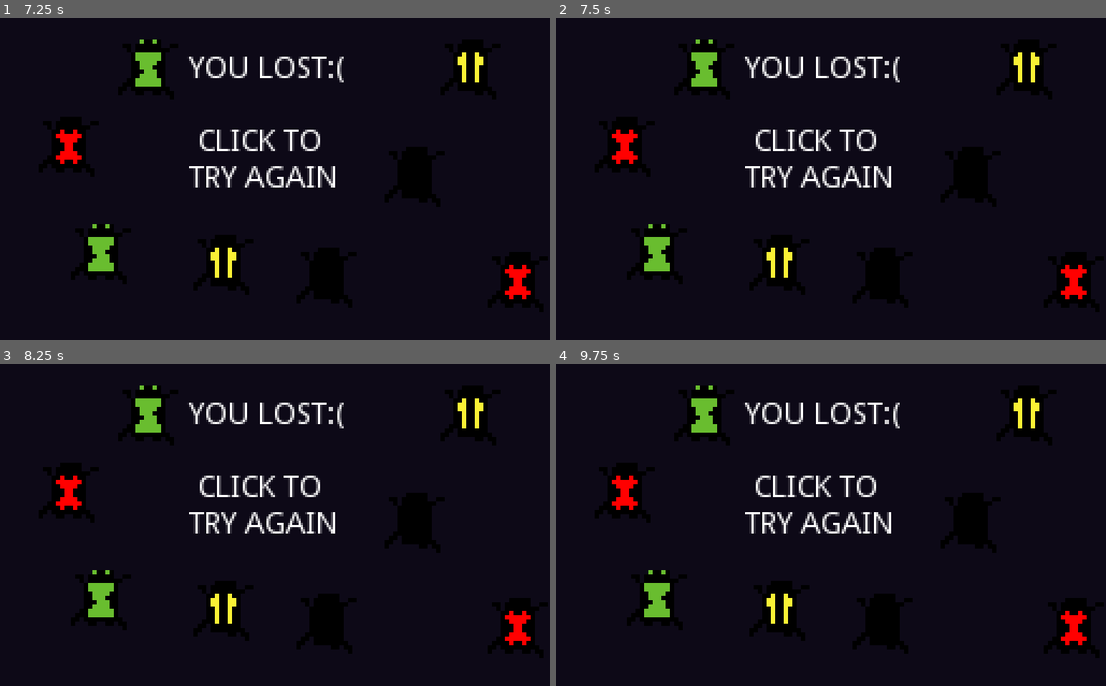
Above: before the commit, frames 1-4 (two rows, left to right).
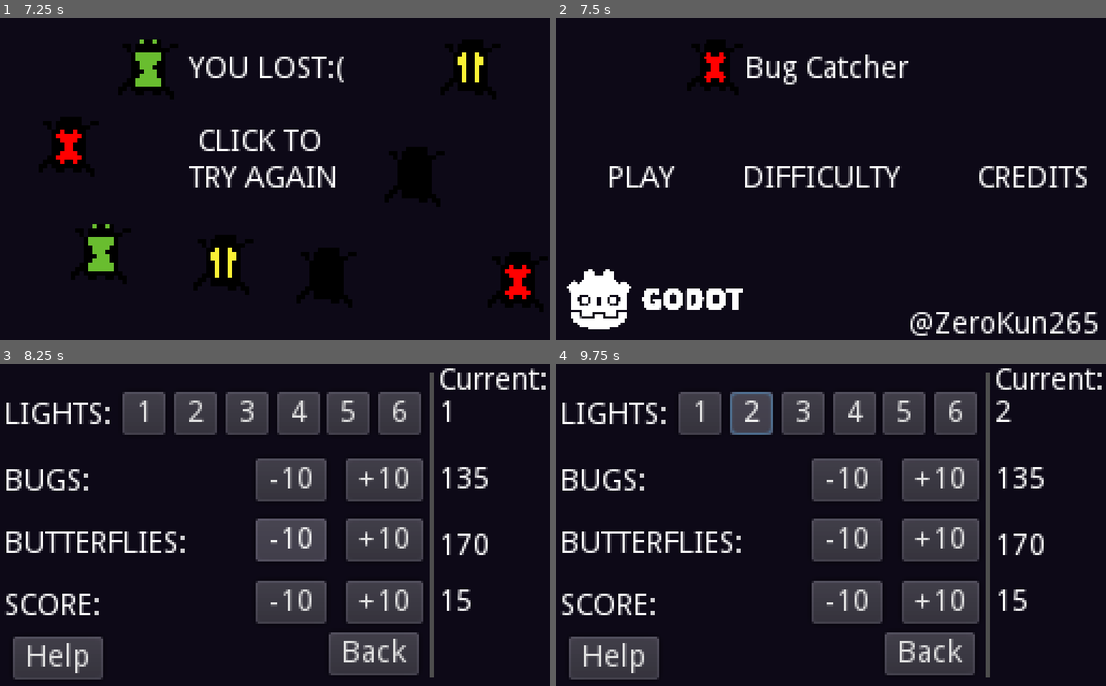
Above: after the commit, the same moments.

Repository: ZeroKun265/BugCatcher
Game: Godot game, scene res://World.tscn
The game is run twice, just before and just after one commit, with the same random seed, the same clock (stepped at 60 frames per second) and the same inputs. This scene is started directly instead of the project's main scene.
Inputs (mouse positions are in pixels of both pictures, inside the frame that each line leads up to):
- Up to frame 1 (7.25 s): click (280, 179) at 0.5 s; click (280, 179) at 1.25 s; click (280, 179) at 2 s; tap Enter (ui_accept) at 2.75, 2.85, 3.02, 3.32, 3.6, 3.77, 4.07, 4.35, 5, 5.1, 5.27, 5.57, 5.85, 6.02, 6.32, 6.6, 6.77, 7.07 s
- Up to frame 2 (7.5 s): click (831, 182) at 7.27 s
- Up to frame 3 (8.25 s): click (264, 525) at 8.02 s
- Up to frame 4 (9.75 s): click (699, 412) at 8.75 s, where only the run after the commit has a clickable "1"; click (754, 412) at 9.5 s, where only the run after the commit has a clickable "2"

Frame 1 is identical in both runs. In frame 2, 9.4% of the frame differs, in the area x 1-99%, y 6-99%; in frame 3, 28%; in frame 4, 28%, in the area x 1-100%, y 1-98%.

Commit message:
Feature freeze, eerything works

Diff:
--- /dev/null
+++ b/Back.gd
@@ -0,0 +1,20 @@
+extends Button
+
+
+
+func _ready():
+	pass # Replace with function body.
+
+
+# Called every frame. 'delta' is the elapsed time since the previous frame.
+#func _process(delta):
+#	pass
+
+
+func _on_Back_pressed():
+	get_tree().get_root().get_node("MainMenu/Main").visible = true
+	get_tree().get_root().get_node("MainMenu/Main/Difficulty Settings").lights = get_parent().lights
+	get_tree().get_root().get_node("MainMenu/Main/Difficulty Settings").bugs = get_parent().bugs
+	get_tree().get_root().get_node("MainMenu/Main/Difficulty Settings").butterflies = get_parent().butterflies
+	get_tree().get_root().get_node("MainMenu/Main/Difficulty Settings").score = get_parent().score
+	get_tree().get_root().get_node("MainMenu/DifficultyMenu").queue_free()
--- /dev/null
+++ b/BackFromHelp.gd
@@ -0,0 +1,18 @@
+extends Button
+
+
+# Declare member variables here. Examples:
+# var a = 2
+# var b = "text"
+
+
+# Called when the node enters the scene tree for the first time.
+func _ready():
+	pass # Replace with function body.
+
+
+
+func _process(delta):
+	if pressed:
+		get_parent().get_parent().get_node("DifficultyMenu").visible = true
+		get_parent().queue_free()
--- /dev/null
+++ b/ButtonBugs.gd
@@ -0,0 +1,14 @@
+extends Button
+
+
+func _ready():
+	pass # Replace with function body.
+
+
+var tick = 0
+func _process(delta):
+	if pressed and tick == 0:
+		tick = 20
+		get_tree().get_root().get_node("MainMenu/DifficultyMenu").bugs += int(text)
+	if tick >0:
+		tick -= 1
--- /dev/null
+++ b/ButtonButterflies.gd
@@ -0,0 +1,14 @@
+extends Button
+
+
+func _ready():
+	pass # Replace with function body.
+
+
+var tick = 0
+func _process(delta):
+	if pressed and tick == 0:
+		tick = 20
+		get_tree().get_root().get_node("MainMenu/DifficultyMenu").butterflies += int(text)
+	if tick >0:
+		tick -= 1
--- /dev/null
+++ b/ButtonScore.gd
@@ -0,0 +1,14 @@
+extends Button
+
+
+func _ready():
+	pass # Replace with function body.
+
+
+var tick = 0
+func _process(delta):
+	if pressed and tick == 0:
+		tick = 20
+		get_tree().get_root().get_node("MainMenu/DifficultyMenu").score += int(text)
+	if tick >0:
+		tick -= 1
--- /dev/null
+++ b/Difficulty Settings.gd
@@ -0,0 +1,20 @@
+extends Node
+
+
+var lights
+var bugs
+var butterflies
+var score
+
+
+# Called when the node enters the scene tree for the first time.
+func _ready():
+	lights = get_node("/root/GLOBAL").n_lights
+	bugs = get_node("/root/GLOBAL").chance_bugs
+	butterflies = get_node("/root/GLOBAL").chance_butterfly
+	score = get_node("/root/GLOBAL").winning_score
+
+
+# Called every frame. 'delta' is the elapsed time since the previous frame.
+#func _process(delta):
+#	pass
--- /dev/null
+++ b/Difficulty.gd
@@ -0,0 +1,22 @@
+extends Button
+
+
+# Declare member variables here. Examples:
+# var a = 2
+# var b = "text"
+
+
+# Called when the node enters the scene tree for the first time.
+func _ready():
+	pass # Replace with function body.
+
+
+# Called every frame. 'delta' is the elapsed time since the previous frame.
+#func _process(delta):
+#	pass
+
+
+func _on_Difficulty_pressed():
+	get_tree().get_root().get_node("MainMenu/Main").visible = false
+	var x = load("res://DifficultyMenu.tscn").instance()
+	get_tree().get_root().get_node("MainMenu").add_child(x)
--- /dev/null
+++ b/DifficultyMenu.gd
@@ -0,0 +1,37 @@
+extends Node2D
+
+var lights := 1
+var bugs := 135
+var butterflies := 170
+var score := 15
+
+# Called when the node enters the scene tree for the first time.
+func _ready():
+
+	bugs = get_tree().get_root().get_node("MainMenu/Main/Difficulty Settings").bugs
+	lights = get_tree().get_root().get_node("MainMenu/Main/Difficulty Settings").lights
+	butterflies = get_tree().get_root().get_node("MainMenu/Main/Difficulty Settings").butterflies
+	score = get_tree().get_root().get_node("MainMenu/Main/Difficulty Settings").score
+
+
+
+
+
+func _process(delta):
+	$"Current Bugs".text = str(bugs)
+	$"Current Lights".text = str(lights)
+	$"Current Butterflies".text = str(butterflies)
+	$"Current Score".text = str(score)
+
+	if lights < 0:
+		lights = 0
+	if bugs < 1:
+		bugs = 1
+	if score < 0:
+		score = 0
+	if butterflies < 1:
+		butterflies = 1
+
+
+func _on_Help_pressed():
+	get_tree().get_root().get_node("MainMenu").add_child(load("res://SettingsHelp.tscn").instance())
--- /dev/null
+++ b/DifficultyMenu.tscn
@@ -0,0 +1,201 @@
+[gd_scene load_steps=7 format=2]
+
+[ext_resource path="res://DifficultyMenu.gd" type="Script" id=1]
+[ext_resource path="res://Back.gd" type="Script" id=2]
+[ext_resource path="res://Light Button.gd" type="Script" id=3]
+[ext_resource path="res://ButtonBugs.gd" type="Script" id=4]
+[ext_resource path="res://ButtonButterflies.gd" type="Script" id=5]
+[ext_resource path="res://ButtonScore.gd" type="Script" id=6]
+
+[node name="DifficultyMenu" type="Node2D"]
+script = ExtResource( 1 )
+
+[node name="ColorRect" type="ColorRect" parent="."]
+margin_right = 258.0
+margin_bottom = 150.0
+color = Color( 0.054902, 0.0392157, 0.0941176, 1 )
+
+[node name="Lights" type="Label" parent="."]
+margin_left = -2.0
+margin_right = 52.0
+margin_bottom = 31.0
+rect_pivot_offset = Vector2( -73, 21 )
+text = "
+ LIGHTS:"
+
+[node name="Light Button" type="Button" parent="Lights"]
+margin_left = 59.0
+margin_top = 13.0
+margin_right = 79.0
+margin_bottom = 33.0
+text = "1"
+script = ExtResource( 3 )
+
+[node name="Light Button2" type="Button" parent="Lights"]
+margin_left = 83.0
+margin_top = 13.0
+margin_right = 103.0
+margin_bottom = 33.0
+text = "2"
+script = ExtResource( 3 )
+
+[node name="Light Button3" type="Button" parent="Lights"]
+margin_left = 107.0
+margin_top = 13.0
+margin_right = 127.0
+margin_bottom = 33.0
+text = "3"
+script = ExtResource( 3 )
+
+[node name="Light Button4" type="Button" parent="Lights"]
+margin_left = 131.0
+margin_top = 13.0
+margin_right = 151.0
+margin_bottom = 33.0
+text = "4"
+script = ExtResource( 3 )
+
+[node name="Light Button5" type="Button" parent="Lights"]
+margin_left = 154.0
+margin_top = 13.0
+margin_right = 174.0
+margin_bottom = 33.0
+text = "5"
+script = ExtResource( 3 )
+
+[node name="Light Button6" type="Button" parent="Lights"]
+margin_left = 178.0
+margin_top = 13.0
+margin_right = 198.0
+margin_bottom = 33.0
+text = "6"
+script = ExtResource( 3 )
+
+[node name="Bugs" type="Label" parent="."]
+margin_left = -10.0
+margin_top = 31.0
+margin_right = 44.0
+margin_bottom = 62.0
+rect_pivot_offset = Vector2( -73, 21 )
+text = "
+   BUGS:"
+
+[node name="MinusBugs" type="Button" parent="Bugs"]
+margin_left = 129.0
+margin_top = 13.0
+margin_right = 162.0
+margin_bottom = 33.0
+text = "-10"
+script = ExtResource( 4 )
+
+[node name="PlusBugs" type="Button" parent="Bugs"]
+margin_left = 171.0
+margin_top = 13.0
+margin_right = 207.0
+margin_bottom = 33.0
+text = "+10"
+script = ExtResource( 4 )
+
+[node name="Butterflies" type="Label" parent="."]
+margin_left = 2.0
+margin_top = 60.0
+margin_right = 87.0
+margin_bottom = 91.0
+rect_pivot_offset = Vector2( -73, 21 )
+text = "
+BUTTERFLIES:"
+
+[node name="Less Butterflies" type="Button" parent="Butterflies"]
+margin_left = 117.0
+margin_top = 12.0
+margin_right = 150.0
+margin_bottom = 32.0
+text = "-10"
+script = ExtResource( 5 )
+
+[node name="More Butterflies" type="Button" parent="Butterflies"]
+margin_left = 159.0
+margin_top = 12.0
+margin_right = 195.0
+margin_bottom = 32.0
+text = "+10"
+script = ExtResource( 5 )
+
+[node name="Score" type="Label" parent="."]
+margin_left = 2.0
+margin_top = 89.0
+margin_right = 87.0
+margin_bottom = 120.0
+rect_pivot_offset = Vector2( -73, 21 )
+text = "
+SCORE:"
+
+[node name="More Score" type="Button" parent="Score"]
+margin_left = 117.0
+margin_top = 12.0
+margin_right = 150.0
+margin_bottom = 32.0
+text = "-10"
+script = ExtResource( 6 )
+
+[node name="Less Score" type="Button" parent="Score"]
+margin_left = 159.0
+margin_top = 12.0
+margin_right = 195.0
+margin_bottom = 32.0
+text = "+10"
+script = ExtResource( 6 )
+
+[node name="Label" type="Label" parent="."]
+margin_left = 204.0
+margin_top = 1.0
+margin_right = 255.0
+margin_bottom = 15.0
+text = "Current:"
+
+[node name="Line2D" type="Line2D" parent="."]
+points = PoolVector2Array( 201, 4, 201, 146 )
+width = 2.0
+default_color = Color( 0.305882, 0.305882, 0.305882, 1 )
+
+[node name="Help" type="Button" parent="."]
+margin_left = 6.0
+margin_top = 127.0
+margin_right = 48.0
+margin_bottom = 147.0
+text = "Help"
+
+[node name="Back" type="Button" parent="."]
+margin_left = 153.0
+margin_top = 125.0
+margin_right = 195.0
+margin_bottom = 145.0
+text = "Back"
+script = ExtResource( 2 )
+
+[node name="Current Lights" type="Label" parent="."]
+margin_left = 204.0
+margin_top = 16.0
+margin_right = 254.0
+margin_bottom = 30.0
+
+[node name="Current Bugs" type="Label" parent="."]
+margin_left = 204.0
+margin_top = 47.0
+margin_right = 254.0
+margin_bottom = 61.0
+
+[node name="Current Butterflies" type="Label" parent="."]
+margin_left = 204.0
+margin_top = 78.0
+margin_right = 254.0
+margin_bottom = 92.0
+
+[node name="Current Score" type="Label" parent="."]
+margin_left = 204.0
+margin_top = 104.0
+margin_right = 254.0
+margin_bottom = 118.0
+
+[connection signal="pressed" from="Help" to="." method="_on_Help_pressed"]
+[connection signal="pressed" from="Back" to="Back" method="_on_Back_pressed"]
--- /dev/null
+++ b/GLOBAL.gd
@@ -0,0 +1,18 @@
+extends Node
+
+
+var n_lights := 1
+var chance_bugs := 135
+var chance_butterfly := 170
+var winning_score := 15
+
+var did_tutorial := false
+
+# Called when the node enters the scene tree for the first time.
+func _ready():
+	pass # Replace with function body.
+
+
+
+func _process(delta):
+	pass
--- a/Lamp.gd
+++ b/Lamp.gd
@@ -1,4 +1,4 @@
-extends Node2D
+extends Node
 
 
 func _ready():
@@ -9,7 +9,9 @@
 
 	if Input.is_action_just_pressed("ui_accept"):
 		if get_tree().get_root().get_node("World/Data").lights_on:
-			$Lamp.texture = load("res://Images/Lamp_off.png")
+			for lamp in get_children():
+				lamp.get_node("Lamp").texture = load("res://Images/Lamp_off.png")
 		elif not get_tree().get_root().get_node("World/Data").lights_on:
-			$Lamp.texture = load("res://Images/Lamp.png")
+			for lamp in get_children():
+				lamp.get_node("Lamp").texture = load("res://Images/Lamp.png")
 		get_tree().get_root().get_node("World/Data").lights_on = not get_tree().get_root().get_node("World/Data").lights_on
--- a/Lamp.tscn
+++ b/Lamp.tscn
@@ -1,10 +1,8 @@
-[gd_scene load_steps=3 format=2]
+[gd_scene load_steps=2 format=2]
 
 [ext_resource path="res://Images/Lamp.png" type="Texture" id=1]
-[ext_resource path="res://Lamp.gd" type="Script" id=2]
 
 [node name="Node2D" type="Node2D"]
-script = ExtResource( 2 )
 
 [node name="Lamp" type="Sprite" parent="."]
 position = Vector2( 4, -12 )
--- a/Level.gd
+++ b/Level.gd
@@ -1,14 +1,18 @@
 extends Node2D
 
-var n_lights := 1
-var chance_bugs := 135
-var chance_butterfly := 170
-var winning_score := 15
+var n_lights
+var chance_bugs
+var chance_butterfly
+var winning_score
 
 
 # Called when the node enters the scene tree for the first time.
 var rng = RandomNumberGenerator.new()
 func _ready():
+	n_lights = get_node("/root/GLOBAL").n_lights
+	chance_bugs = get_node("/root/GLOBAL").chance_bugs
+	chance_butterfly = get_node("/root/GLOBAL").chance_butterfly
+	winning_score = get_node("/root/GLOBAL").winning_score
 
 	for i in range(n_lights):
 		var x = load("res://Lamp.tscn").instance()
--- /dev/null
+++ b/Light Button.gd
@@ -0,0 +1,11 @@
+extends Button
+
+
+func _ready():
+	pass # Replace with function body.
+
+
+
+func _process(delta):
+	if pressed:
+		get_tree().get_root().get_node("MainMenu/DifficultyMenu").lights = int(text)
--- a/Lose.tscn
+++ b/Lose.tscn
@@ -1,9 +1,10 @@
-[gd_scene load_steps=5 format=2]
+[gd_scene load_steps=6 format=2]
 
 [ext_resource path="res://Images/Bug1.png" type="Texture" id=1]
 [ext_resource path="res://Images/Bug3.png" type="Texture" id=2]
 [ext_resource path="res://Images/Bug4.png" type="Texture" id=3]
 [ext_resource path="res://Images/Bug2.png" type="Texture" id=4]
+[ext_resource path="res://ResetButtonAfterGameOver.gd" type="Script" id=5]
 
 [node name="Lose" type="Node2D"]
 
@@ -53,3 +54,13 @@
 [node name="Bug7" type="Sprite" parent="Label/Bug1"]
 position = Vector2( 13, -25 )
 texture = ExtResource( 4 )
+
+[node name="ResetButtonAfterGameOver" type="Button" parent="."]
+margin_left = -5.0
+margin_top = -3.0
+margin_right = 263.0
+margin_bottom = 155.0
+flat = true
+script = ExtResource( 5 )
+
+[connection signal="pressed" from="ResetButtonAfterGameOver" to="ResetButtonAfterGameOver" method="_on_ResetButtonAfterGameOver_pressed"]
--- a/MainMenu.tscn
+++ b/MainMenu.tscn
@@ -1,18 +1,22 @@
-[gd_scene load_steps=5 format=2]
+[gd_scene load_steps=7 format=2]
 
 [ext_resource path="res://Play.gd" type="Script" id=1]
 [ext_resource path="res://Images/logo_small_monochrome_dark.png" type="Texture" id=2]
-[ext_resource path="res://Images/icon.png" type="Texture" id=3]
+[ext_resource path="res://Images/Bug3.png" type="Texture" id=3]
 [ext_resource path="res://Credits.gd" type="Script" id=4]
+[ext_resource path="res://Difficulty.gd" type="Script" id=5]
+[ext_resource path="res://Difficulty Settings.gd" type="Script" id=6]
 
 [node name="MainMenu" type="Node2D"]
 
-[node name="ColorRect" type="ColorRect" parent="."]
+[node name="Main" type="Node2D" parent="."]
+
+[node name="ColorRect" type="ColorRect" parent="Main"]
 margin_right = 259.0
 margin_bottom = 152.0
 color = Color( 0.054902, 0.0392157, 0.0941176, 1 )
 
-[node name="Label" type="Label" parent="."]
+[node name="Label" type="Label" parent="Main"]
 margin_right = 258.0
 margin_bottom = 151.0
 text = "
@@ -25,16 +29,17 @@
 
 											                                         @ZeroKun265"
 
-[node name="LogoSmallMonochromeDark" type="Sprite" parent="Label"]
-position = Vector2( 43, 138 )
-scale = Vector2( 0.0141602, 0.0141602 )
+[node name="LogoSmallMonochromeDark" type="Sprite" parent="Main/Label"]
+position = Vector2( 46, 131 )
+scale = Vector2( 0.0285645, 0.0285645 )
 texture = ExtResource( 2 )
 
-[node name="Icon" type="Sprite" parent="Label/LogoSmallMonochromeDark"]
-position = Vector2( 7697.62, 70.6191 )
+[node name="Bug3" type="Sprite" parent="Main/Label"]
+position = Vector2( 74, 23 )
+scale = Vector2( 1.8125, 1.8125 )
 texture = ExtResource( 3 )
 
-[node name="Play" type="Button" parent="."]
+[node name="Play" type="Button" parent="Main"]
 margin_left = 20.0
 margin_top = 63.0
 margin_right = 57.0
@@ -42,14 +47,15 @@
 flat = true
 script = ExtResource( 1 )
 
-[node name="Difficulty" type="Button" parent="."]
+[node name="Difficulty" type="Button" parent="Main"]
 margin_left = 85.0
 margin_top = 65.0
 margin_right = 162.0
 margin_bottom = 85.0
 flat = true
+script = ExtResource( 5 )
 
-[node name="Credits" type="Button" parent="."]
+[node name="Credits" type="Button" parent="Main"]
 margin_left = 193.0
 margin_top = 65.0
 margin_right = 251.0
@@ -57,5 +63,9 @@
 flat = true
 script = ExtResource( 4 )
 
-[connection signal="pressed" from="Play" to="Play" method="_on_Play_pressed"]
-[connection signal="pressed" from="Credits" to="Credits" method="_on_Credits_pressed"]
+[node name="Difficulty Settings" type="Node" parent="Main"]
+script = ExtResource( 6 )
+
+[connection signal="pressed" from="Main/Play" to="Main/Play" method="_on_Play_pressed"]
+[connection signal="pressed" from="Main/Difficulty" to="Main/Difficulty" method="_on_Difficulty_pressed"]
+[connection signal="pressed" from="Main/Credits" to="Main/Credits" method="_on_Credits_pressed"]
--- a/Play.gd
+++ b/Play.gd
@@ -14,4 +14,8 @@
 
 
 func _on_Play_pressed():
+	get_node("/root/GLOBAL").n_lights = get_parent().get_node("Difficulty Settings").lights
+	get_node("/root/GLOBAL").chance_bugs = get_parent().get_node("Difficulty Settings").bugs
+	get_node("/root/GLOBAL").chance_butterfly = get_parent().get_node("Difficulty Settings").butterflies
+	get_node("/root/GLOBAL").winning_score = get_parent().get_node("Difficulty Settings").score
 	get_tree().change_scene("res://World.tscn")
--- /dev/null
+++ b/ResetButtonAfterGameOver.gd
@@ -0,0 +1,20 @@
+extends Button
+
+
+# Declare member variables here. Examples:
+# var a = 2
+# var b = "text"
+
+
+# Called when the node enters the scene tree for the first time.
+func _ready():
+	pass # Replace with function body.
+
+
+# Called every frame. 'delta' is the elapsed time since the previous frame.
+#func _process(delta):
+#	pass
+
+
+func _on_ResetButtonAfterGameOver_pressed():
+	get_tree().change_scene("res://MainMenu.tscn")
--- /dev/null
+++ b/SettingsHelp.tscn
@@ -0,0 +1,32 @@
+[gd_scene load_steps=2 format=2]
+
+[ext_resource path="res://BackFromHelp.gd" type="Script" id=1]
+
+[node name="SettingsHelp" type="Node2D"]
+
+[node name="ColorRect" type="ColorRect" parent="."]
+margin_right = 259.0
+margin_bottom = 152.0
+color = Color( 0.054902, 0.0392157, 0.0941176, 1 )
+
+[node name="Back" type="Button" parent="."]
+margin_left = -6.0
+margin_top = -4.0
+margin_right = 267.0
+margin_bottom = 157.0
+flat = true
+script = ExtResource( 1 )
+
+[node name="Label" type="Label" parent="."]
+margin_left = 1.0
+margin_right = 256.0
+margin_bottom = 153.0
+text = "Lights: Number of lights
+Score: Score to reach
+Bugs: chances of bugs spawning
+1/<amount> per frame per light
+Butterflies: Same as Bugs
+NOTE: higher chances are exponentially
+rarer, 100 is not 10x 10, it's more
+
+      CLICK ANYWHERE TO GO BACK"
--- a/TestLevel.tscn
+++ b/TestLevel.tscn
@@ -1,15 +1,17 @@
-[gd_scene load_steps=2 format=2]
+[gd_scene load_steps=3 format=2]
 
 [ext_resource path="res://Level.gd" type="Script" id=1]
+[ext_resource path="res://Lamp.gd" type="Script" id=2]
 
 [node name="TestLevel" type="Node2D"]
 script = ExtResource( 1 )
 
 [node name="ColorRect" type="ColorRect" parent="."]
-margin_right = 513.0
-margin_bottom = 301.0
+margin_right = 266.0
+margin_bottom = 159.0
 color = Color( 0.054902, 0.0392157, 0.0941176, 1 )
 
 [node name="Bugs" type="Node" parent="."]
 
 [node name="Lamps" type="Node" parent="."]
+script = ExtResource( 2 )
--- a/Tutorial.gd
+++ b/Tutorial.gd
@@ -5,7 +5,8 @@
 
 # Called when the node enters the scene tree for the first time.
 func _ready():
-	pass
+	if get_node("/root/GLOBAL").did_tutorial:
+		change_state(7)
 
 func change_state(state):
 	for child in get_node("States").get_children():
@@ -14,6 +15,7 @@
 		else:
 			child.visible = false
 	if state == 7:
+		get_node("/root/GLOBAL").did_tutorial = true
 		get_tree().get_root().get_node("World/Data").level = 1
 # Called every frame. 'delta' is the elapsed time since the previous frame.
 #func _process(delta):
--- a/Win.tscn
+++ b/Win.tscn
@@ -1,8 +1,9 @@
-[gd_scene load_steps=4 format=2]
+[gd_scene load_steps=5 format=2]
 
 [ext_resource path="res://Images/Butterfly2.png" type="Texture" id=1]
 [ext_resource path="res://Images/Butterfly3.png" type="Texture" id=2]
 [ext_resource path="res://Images/Butterfly1.png" type="Texture" id=3]
+[ext_resource path="res://ResetButtonAfterGameOver.gd" type="Script" id=4]
 
 [node name="Win" type="Node2D"]
 
@@ -42,3 +43,13 @@
 [node name="Butterfly4" type="Sprite" parent="Label/Butterfly1"]
 position = Vector2( 67.4286, 25.9048 )
 texture = ExtResource( 1 )
+
+[node name="ResetButtonAfterGameOver" type="Button" parent="."]
+margin_left = -5.0
+margin_top = -3.0
+margin_right = 263.0
+margin_bottom = 155.0
+flat = true
+script = ExtResource( 4 )
+
+[connection signal="pressed" from="ResetButtonAfterGameOver" to="ResetButtonAfterGameOver" method="_on_ResetButtonAfterGameOver_pressed"]
--- a/World.gd
+++ b/World.gd
@@ -21,9 +21,9 @@
 			var l = load("res://TestLevel.tscn").instance()
 			l.name = "Level"
 			add_child(l)
+
+
 	if get_node("Data").game_state == get_node("Data").win_state.WON:
-		print("WON")
 		get_tree().change_scene("res://Win.tscn")
 	elif get_node("Data").game_state == get_node("Data").win_state.LOST:
-		print("LOST")
 		get_tree().change_scene("res://Lose.tscn")
--- a/project.godot
+++ b/project.godot
@@ -13,6 +13,10 @@
 config/name="Bug Catcher"
 run/main_scene="res://MainMenu.tscn"
 config/icon="res://icon.png"
+
+[autoload]
+
+GLOBAL="*res://GLOBAL.gd"
 
 [display]
 
